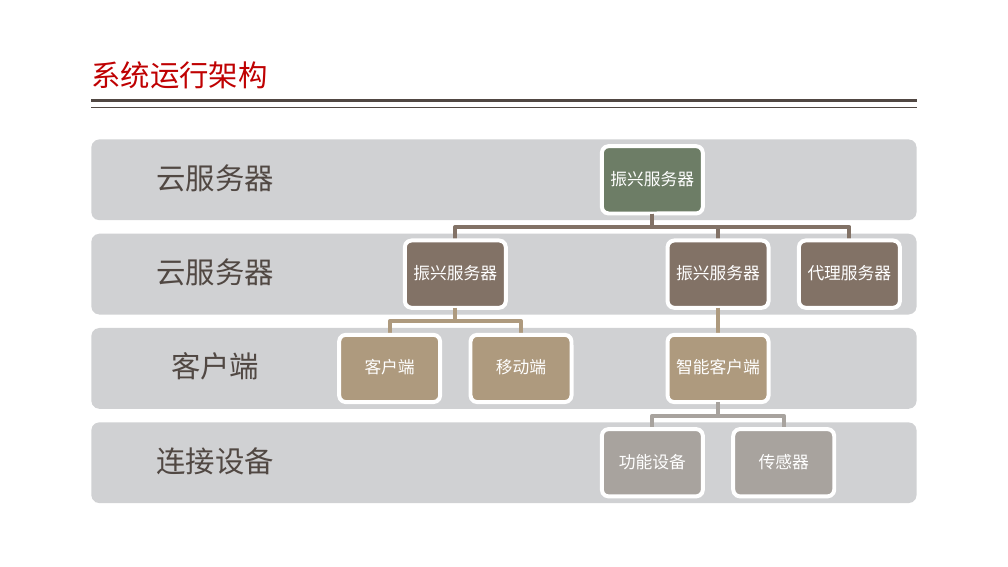
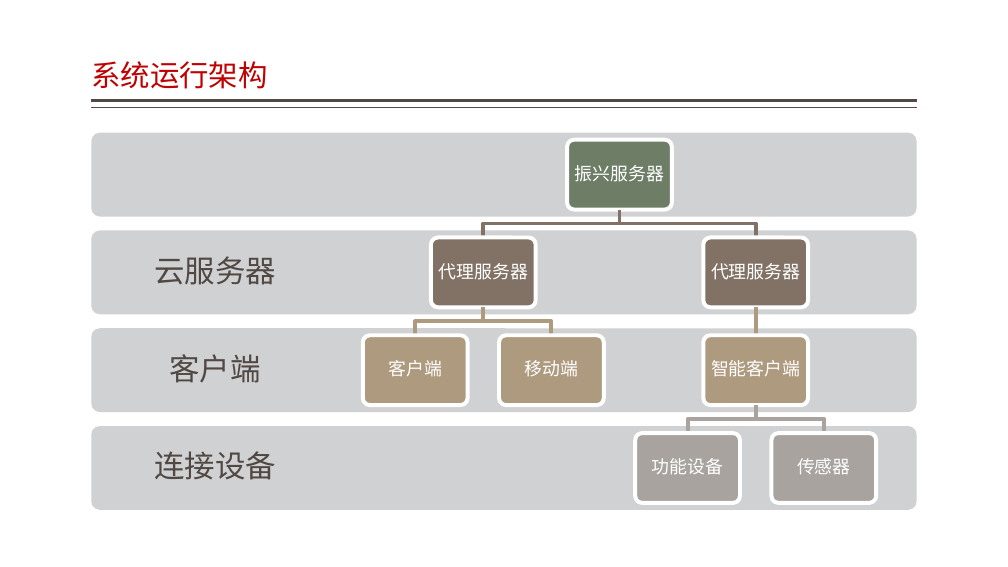
Before and after one commit to jzgi/chainsmart, a slide deck: slide 9 of Docs/振兴设计概要.pptx. Drawn at 1008x567 pixels with LibreOffice and Linux fonts; fonts in the diff are those of the drawing. Boxes give left, top, right and bottom in pixels: in the first picture for what was removed or moved away, otherwise in the second. Text is boxed around its words. In the diff, an @@ line names an element or a change of style, - is before the commit and + after.

```diff
--- a/Docs/振兴设计概要.pptx
+++ b/Docs/振兴设计概要.pptx
@@ rounded rectangle: place and size @@
-rounded rectangle at bbox=[91, 139, 917, 220]
+rounded rectangle at bbox=[91, 133, 917, 217]
@@ rounded rectangle: place and size @@
-rounded rectangle at bbox=[602, 146, 703, 213]
+rounded rectangle at bbox=[567, 140, 672, 209]
@@ text "振兴服务器": place and size @@
-text "振兴服务器" at bbox=[610, 171, 694, 187]
+text "振兴服务器" at bbox=[575, 165, 664, 182]
@@ text "振兴服务器" at bbox=[575, 165, 664, 182]: size 16 to 17 pt; font Noto Sans CJK SC to Lato in "振兴服务器" @@
@@ freeform shape: place and size @@
-freeform shape at bbox=[455, 213, 653, 240]
+freeform shape at bbox=[483, 209, 619, 237]
@@ freeform shape: place and size @@
-freeform shape at bbox=[653, 213, 718, 240]
+freeform shape at bbox=[620, 209, 756, 237]
@@ rounded rectangle: place and size @@
-rounded rectangle at bbox=[405, 240, 506, 308]
+rounded rectangle at bbox=[431, 237, 536, 307]
@@ rounded rectangle: place and size @@
-rounded rectangle at bbox=[668, 240, 769, 308]
+rounded rectangle at bbox=[703, 237, 808, 307]
@@ text at bbox=[439, 263, 528, 280]: text changed; size 16 to 17 pt @@
-振兴服务器
+代理服务器
@@ size 16 to 17 pt in 6 elements at bbox=[388, 360, 442, 377], bbox=[525, 360, 579, 377], bbox=[711, 360, 800, 377], bbox=[652, 458, 723, 474], bbox=[797, 458, 851, 474], bbox=[711, 263, 800, 280] @@
@@ text "代理服务器": place and size @@
-text "代理服务器" at bbox=[808, 265, 892, 281]
+text "代理服务器" at bbox=[711, 263, 800, 280]
@@ group removed at bbox=[156, 164, 901, 308]: 2 texts, 1 freeform shape, 1 rounded rectangle @@
-云服务器
-振兴服务器
@@ freeform shape: place and size @@
-freeform shape at bbox=[389, 308, 455, 335]
+freeform shape at bbox=[415, 308, 483, 336]
@@ freeform shape: place and size @@
-freeform shape at bbox=[455, 308, 521, 335]
+freeform shape at bbox=[483, 308, 551, 336]
@@ freeform shape: place and size @@
-freeform shape at bbox=[715, 308, 722, 335]
+freeform shape at bbox=[752, 308, 760, 336]
@@ rounded rectangle: place and size @@
-rounded rectangle at bbox=[340, 335, 441, 402]
+rounded rectangle at bbox=[363, 335, 468, 405]
@@ text "客户端": place and size @@
-text "客户端" at bbox=[365, 359, 415, 374]
+text "客户端" at bbox=[388, 360, 442, 377]
@@ rounded rectangle: place and size @@
-rounded rectangle at bbox=[470, 335, 572, 402]
+rounded rectangle at bbox=[499, 335, 604, 405]
@@ text "移动端": place and size @@
-text "移动端" at bbox=[496, 359, 546, 375]
+text "移动端" at bbox=[525, 360, 579, 377]
@@ rounded rectangle: place and size @@
-rounded rectangle at bbox=[668, 335, 769, 402]
+rounded rectangle at bbox=[703, 335, 808, 405]
@@ text "智能客户端": place and size @@
-text "智能客户端" at bbox=[676, 359, 760, 375]
+text "智能客户端" at bbox=[711, 360, 800, 377]
@@ freeform shape: place and size @@
-freeform shape at bbox=[718, 402, 784, 430]
+freeform shape at bbox=[688, 405, 756, 433]
@@ freeform shape: place and size @@
-freeform shape at bbox=[653, 402, 718, 430]
+freeform shape at bbox=[756, 405, 824, 433]
@@ size 28 to 29 pt in 3 elements at bbox=[169, 354, 260, 383], bbox=[154, 256, 276, 285], bbox=[154, 451, 276, 480] @@
@@ rounded rectangle: place and size @@
-rounded rectangle at bbox=[91, 423, 917, 504]
+rounded rectangle at bbox=[91, 426, 917, 510]
@@ rounded rectangle: place and size @@
-rounded rectangle at bbox=[602, 430, 703, 497]
+rounded rectangle at bbox=[635, 433, 740, 503]
@@ text "功能设备": place and size @@
-text "功能设备" at bbox=[619, 454, 686, 469]
+text "功能设备" at bbox=[652, 458, 723, 474]
@@ rounded rectangle: place and size @@
-rounded rectangle at bbox=[734, 430, 835, 497]
+rounded rectangle at bbox=[771, 433, 876, 503]
@@ text "传感器": place and size @@
-text "传感器" at bbox=[759, 454, 809, 469]
+text "传感器" at bbox=[797, 458, 851, 474]
```
Also in this commit, not shown: 4 other slides changed, 50 other files.
